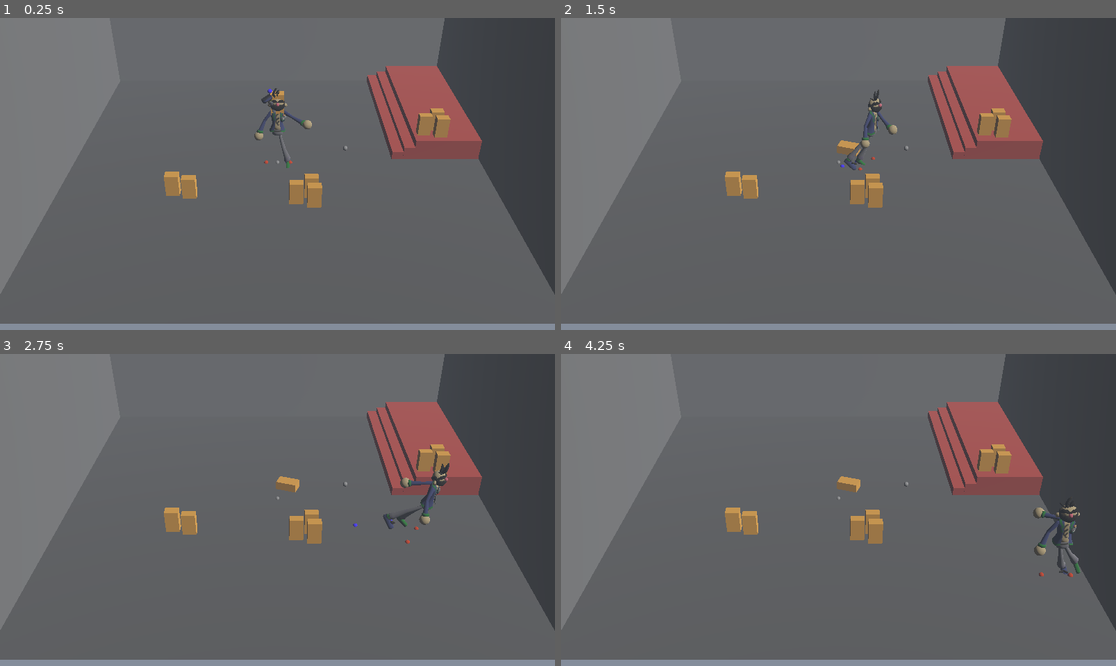
Above: before the commit, frames 1-4 (two rows, left to right).
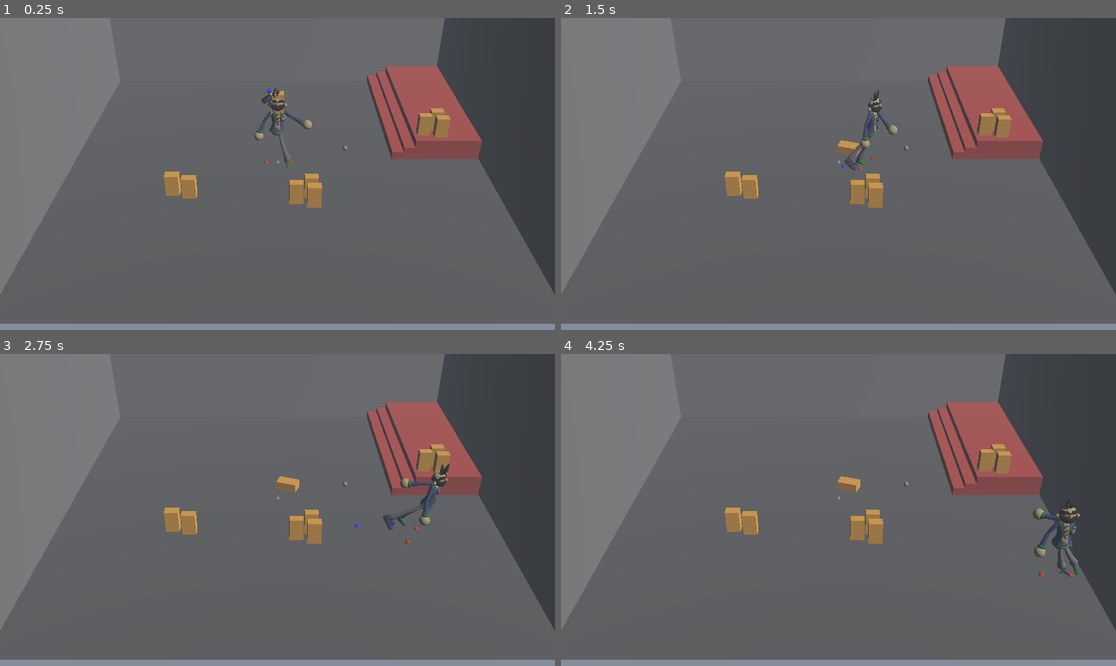
Above: after the commit, the same moments.

Repository: JulienKaspar/godot-wild-jam-88
Game: Godot game, scene res://UI/game_view.tscn
The game is run twice, just before and just after one commit, with the same random seed, the same clock (stepped at 60 frames per second) and the same inputs.
Inputs:
- Up to frame 1 (0.25 s): no input
- Up to frame 2 (1.5 s): hold D (move_right) 0.53-1.28 s; hold S (move_back) from 1.28 s (still down)
- Up to frame 3 (2.75 s): release S (move_back) at 2.03 s; hold D (move_right) from 2.03 s (still down)
- Up to frame 4 (4.25 s): release D (move_right) at 2.78 s; hold W (move_forward) 2.78-3.53 s; hold A (move_left) from 3.53 s (still down)

The runs differ from the first frame. In frame 2, less than 0.1% of the frame differs, in the area x 50-61%, y 23-49%; in frame 3, 0.1%; in frame 4, 0.3%, in the area x 84-94%, y 48-72%.

Commit message:
cleaning up warnings

Diff:
--- a/Characters/Player/logic/foot_ik_target.gd
+++ b/Characters/Player/logic/foot_ik_target.gd
@@ -18,7 +18,7 @@
 	check_lean.one_shot = true
 	add_child(check_lean)
 
-func _process(delta: float) -> void:
+func _process(_delta: float) -> void:
 	if !is_stepping && !other_foot.is_stepping:
 		var lean = abs(global_position.distance_to(step_target.global_position))
 		if lean > step_distance:
--- a/Characters/Player/logic/foot_step_target.gd
+++ b/Characters/Player/logic/foot_step_target.gd
@@ -2,7 +2,7 @@
 
 @export var step_target: Node3D
 
-func _physics_process(delta: float) -> void:
+func _physics_process(_delta: float) -> void:
 	# global_position = owner.global_position
 	var hit_point = get_collision_point()
 	if hit_point:
--- a/Characters/Player/logic/player.gd
+++ b/Characters/Player/logic/player.gd
@@ -5,12 +5,9 @@
 @onready var player_rb: Node3D = $PlayerController/RigidBally3D
 @onready var upper_body_pivot: Node3D = $PlayerController/RigidBally3D/upper_body_pivot
 
-# Called when the node enters the scene tree for the first time.
-func _ready() -> void:
-	pass # Replace with function body.
+func _physics_process(_delta: float) -> void:
+	player_body.global_transform = lerp(player_body.global_transform, upper_body_pivot.global_transform, .5)
+	animate_hips()
 
-func _physics_process(delta: float) -> void:
-	player_body.global_transform = lerp(player_body.global_transform, upper_body_pivot.global_transform, .5)
-
-	# Hip animation
-	player_body.position.y = sin(Time.get_ticks_msec() / 1000 * 0.5) * 0.05
+func animate_hips() -> void:
+	player_body.position.y = sin(Time.get_ticks_msec() / float(1000) * 0.5) * 0.05
--- a/Characters/Player/logic/player_armature.gd
+++ b/Characters/Player/logic/player_armature.gd
@@ -6,7 +6,6 @@
 @onready var left_foot_target: Marker3D = $"../LeftFootIKTarget"
 @onready var right_foot_target: Marker3D = $"../RightFootIKTarget"
 
-# Called when the node enters the scene tree for the first time.
 func _ready() -> void:
 	# Setup IK for left arm
 	var left_arm_ik = SkeletonIK3D.new()
@@ -33,7 +32,3 @@
 	right_leg_ik.magnet = Vector3(0, 0, 1)
 	right_leg_ik.start()
 	skeleton_3d.add_child(right_leg_ik)
-
-# Called every frame. 'delta' is the elapsed time since the previous frame.
-func _process(delta: float) -> void:
-	pass
